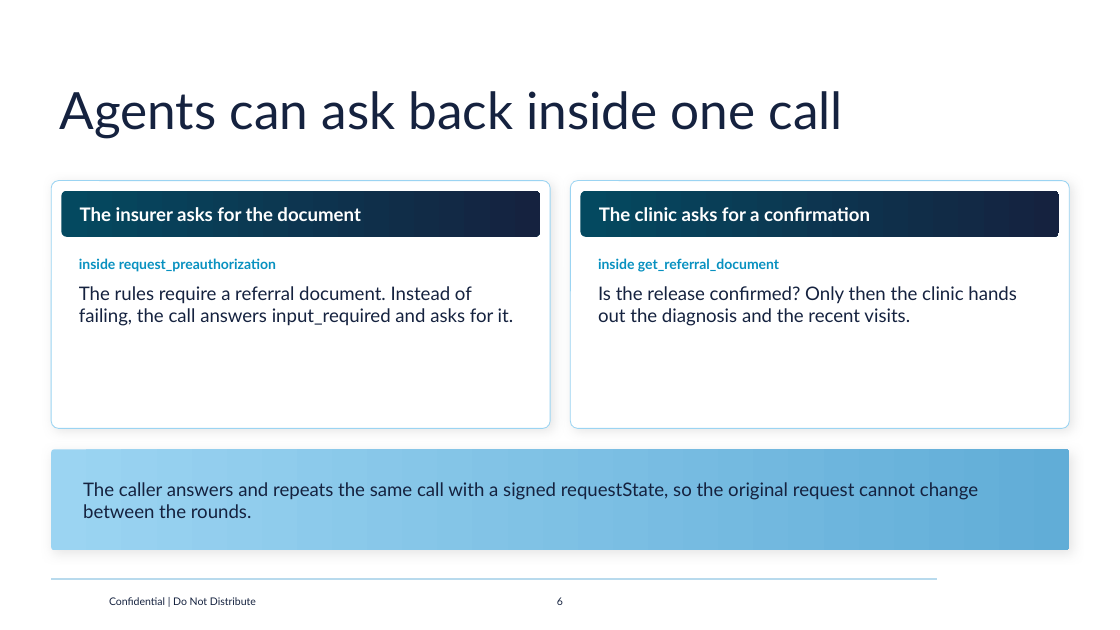
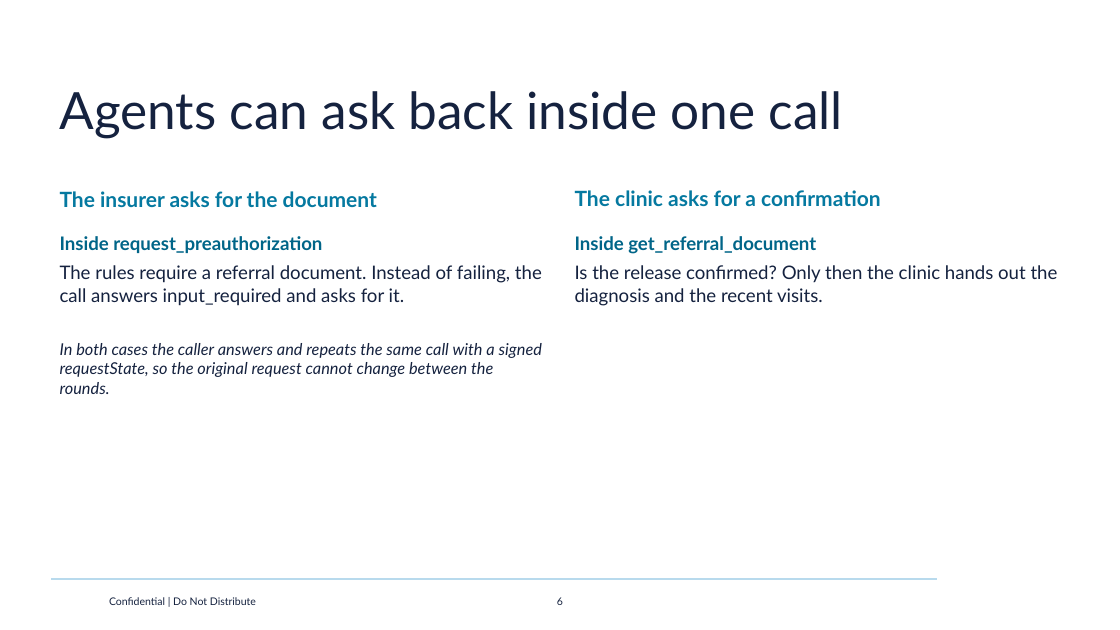
Before and after one commit to HanSolo/duckinsurance, a slide deck: slide 6 of Duck_agents_Azul.pptx. Drawn at 1120x630 pixels with LibreOffice and Linux fonts; fonts in the diff are those of the drawing; background and template pictures are left out. Boxes give left, top, right and bottom in pixels: in the first picture for what was removed or moved away, otherwise in the second. Text is boxed around its words. In the diff, an @@ line names an element or a change of style, - is before the commit and + after.

Commit message:
Updated documentation and hardened the docker build

```diff
--- a/Duck_agents_Azul.pptx
+++ b/Duck_agents_Azul.pptx
@@ text "The insurer asks for the ..." moved from (x1=61, y1=191, x2=540, y2=237) to (x1=60, y1=191, x2=377, y2=207) @@
@@ text "The insurer asks for the ..." at (x1=60, y1=191, x2=377, y2=207): size 16 to 18 pt, text colour #FFFFFF to #0579A0; more space between paragraphs; vertical alignment middle to top; fill gradient #044960 to #15223F to none @@
@@ rounded rectangle removed at (x1=51, y1=181, x2=550, y2=429) @@
@@ text "The clinic asks for a ..." at (x1=575, y1=190, x2=881, y2=206): size 16 to 18 pt, text colour #FFFFFF to #0579A0; more space between paragraphs; vertical alignment middle to top; fill gradient #044960 to #15223F to none @@
@@ text "The clinic asks for a ..." moved from (x1=581, y1=191, x2=1060, y2=237) to (x1=575, y1=190, x2=881, y2=206) @@
@@ rounded rectangle removed at (x1=571, y1=181, x2=1070, y2=429) @@
@@ text added at (x1=60, y1=236, x2=542, y2=394), 16 pt, text #15223F @@
+Inside request_preauthorization
+The rules require a referral document. Instead of failing, the call answers input_required and asks for it.
+In both cases the caller answers and repeats the same call with a signed requestState, so the original request cannot change between the rounds.
@@ text "Inside get_referral_document" moved from (x1=598, y1=258, x2=1016, y2=326) to (x1=575, y1=236, x2=1058, y2=306) @@
@@ text at (x1=575, y1=236, x2=816, y2=254): text changed; size 12 to 16 pt; text colour #0891C0 to #006588 @@
-inside get_referral_document
+Inside get_referral_document
@@ text removed at (x1=79, y1=258, x2=514, y2=326) @@
-inside request_preauthorization
-The rules require a referral document. Instead of failing, the call answers input_required and asks for it.
@@ rounded rectangle removed at (x1=51, y1=450, x2=1070, y2=550) @@
@@ text removed at (x1=83, y1=482, x2=978, y2=518) @@
-The caller answers and repeats the same call with a signed requestState, so the original request cannot change between the rounds.
```
Also in this commit, not shown: 9 other slides changed, 2 slides added, 1 slide removed, 10 other files.
